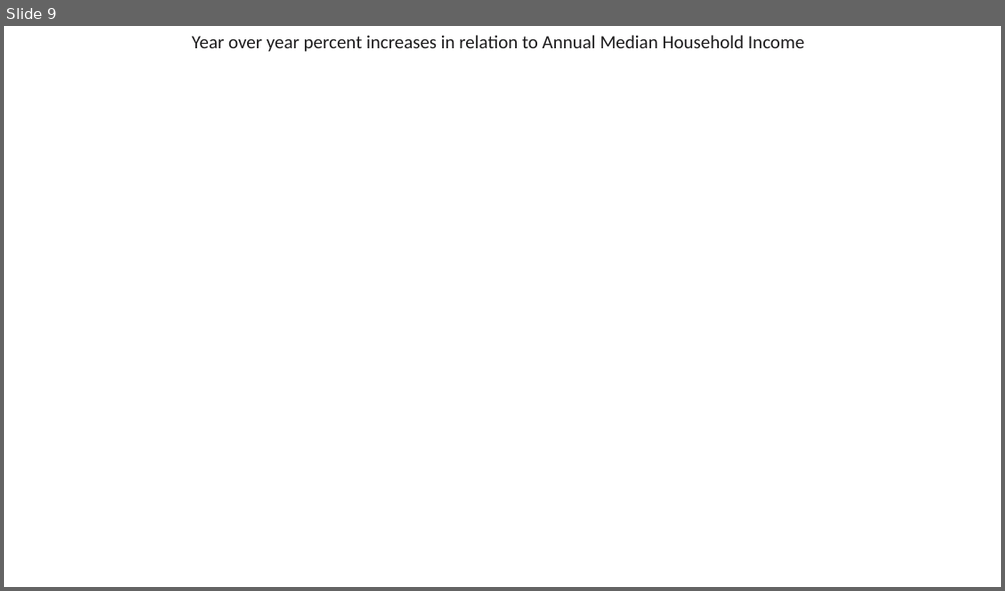
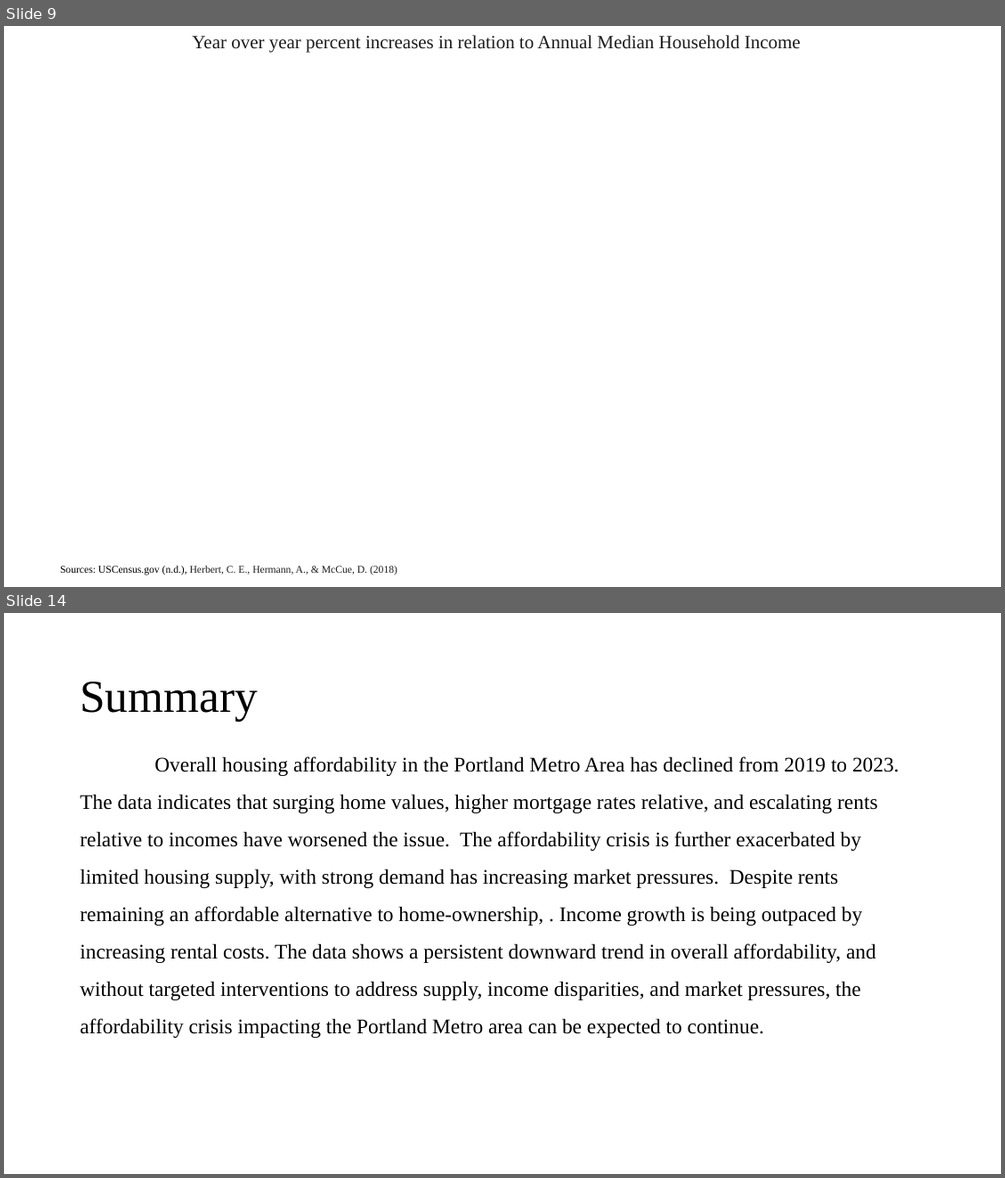
Before and after one commit to Tserrof7/Portland-Housing-Prices-Affordability-Project, a slide deck: Portland , Or Housing & Affordability.pptx. Shown one above the other, each under a label of ours: slide 9 before the commit, slides 9 and 14 after it; the slides between them are not shown. The pictures are 1005x591 and 1005x1178 pixels, drawn with LibreOffice and Linux fonts; fonts in the diff are those of the drawing; background and template pictures are left out. Boxes give left, top, right and bottom in pixels: in the first picture for what was removed or moved away, otherwise in the second. Text is boxed around its words. In the diff, an @@ line names an element or a change of style, - is before the commit and + after.

```diff
--- a/Portland , Or Housing & Affordability.pptx
+++ b/Portland , Or Housing & Affordability.pptx
@@ slide 14 added at <box>4,613,1001,1174</box>, background #FFFFFF @@
@@ title added at <box>80,682,258,721</box>, 44 pt, text #000000 @@
+Summary
@@ text added at <box>80,756,899,1038</box>, 20 pt, text #000000 @@
+Overall housing affordability in the Portland Metro Area has declined from 2019 to 2023. The data indicates that surging home values, higher mortgage rates relative, and escalating rents relative to incomes have worsened the issue. The affordability crisis is further exacerbated by limited housing supply, with strong demand has increasing market pressures. Despite rents remaining an affordable alternative to home-ownership, . Income growth is being outpaced by increasing rental costs. The data shows a persistent downward trend in overall affordability, and without targeted interventions to address supply, income disparities, and market pressures, the affordability crisis impacting the Portland Metro area can be expected to continue.
@@ slide 9 changed as well @@
@@ text "Year over year percent increases ..." at <box>192,35,801,52</box>: font Calibri to Times New Roman @@
@@ text added at <box>60,565,397,575</box>, 10 pt, text #1D1C1D @@
+Sources: USCensus.gov (n.d.), Herbert, C. E., Hermann, A., & McCue, D. (2018)
```
Also in this commit, not shown: 10 other slides changed, 3 other slides added, 3 slides removed.
